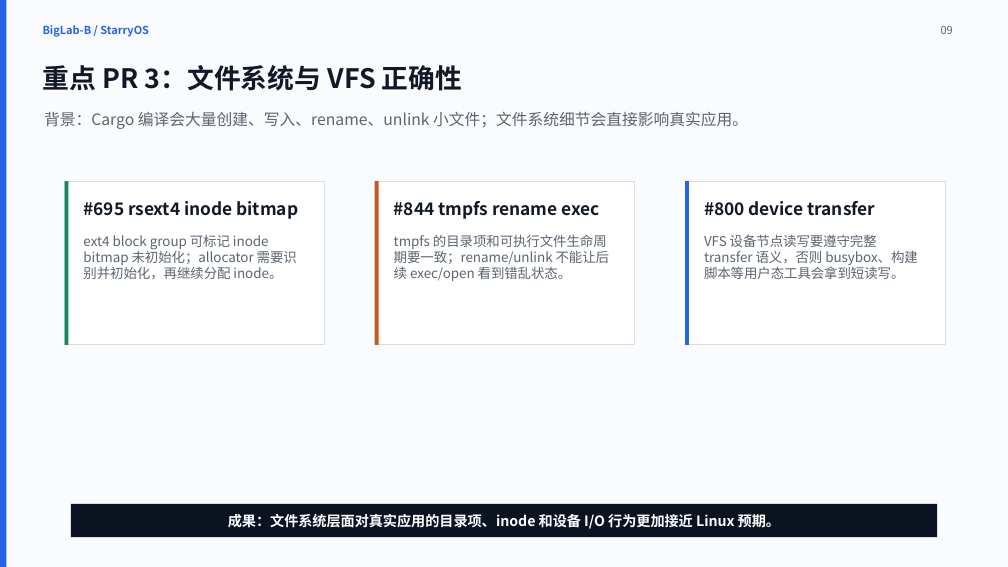
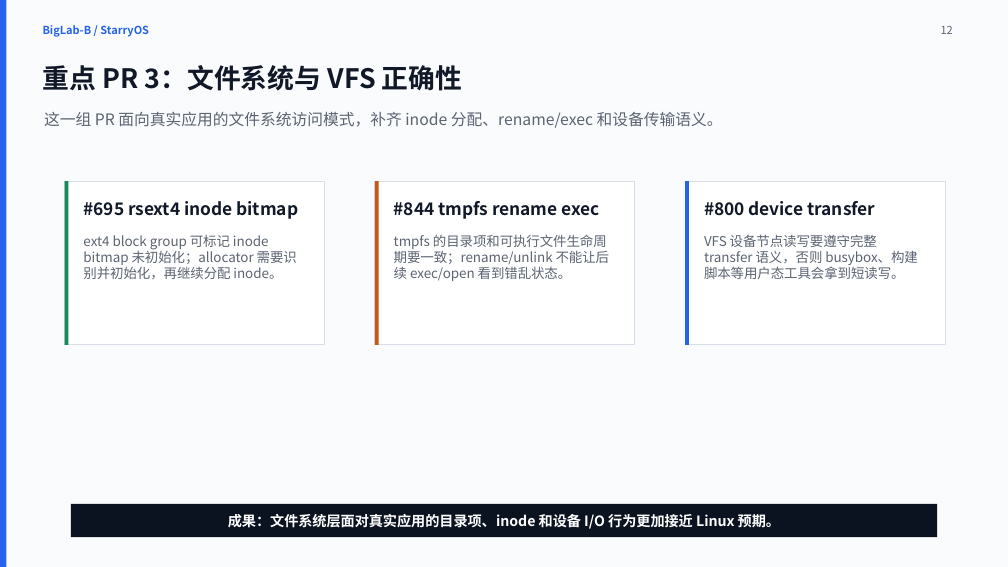
Before and after one commit to yks23/Auto-OS, a slide deck: slide 12 of showtime-2/final/biglab-b-final-yang-kaisen-minimal.pptx (slide 9 before the commit). Drawn at 1008x567 pixels with LibreOffice and Linux fonts; fonts in the diff are those of the drawing. Boxes give left, top, right and bottom in pixels: in the first picture for what was removed or moved away, otherwise in the second. Text is boxed around its words. In the diff, an @@ line names an element or a change of style, - is before the commit and + after.

```diff
--- a/showtime-2/final/biglab-b-final-yang-kaisen-minimal.pptx
+++ b/showtime-2/final/biglab-b-final-yang-kaisen-minimal.pptx
@@ text at bbox=[941, 26, 953, 34]: text changed @@
-09
+12
@@ text at bbox=[44, 112, 723, 128]: text changed @@
-背景：Cargo 编译会大量创建、写入、rename、unlink 小文件；文件系统细节会直接影响真实应用。
+这一组 PR 面向真实应用的文件系统访问模式，补齐 inode 分配、rename/exec 和设备传输语义。
```
Also in this commit, not shown: 8 other slides changed, 4 slides added, 1 slide removed, 10 other files.
